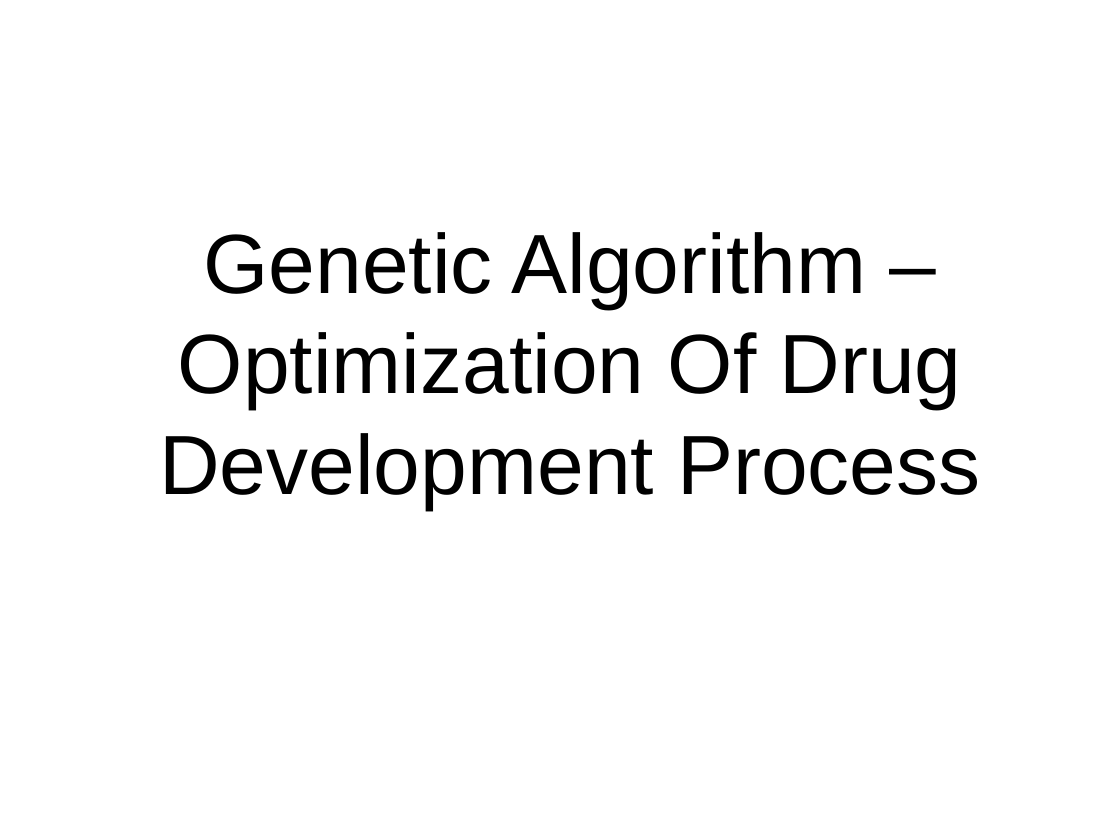
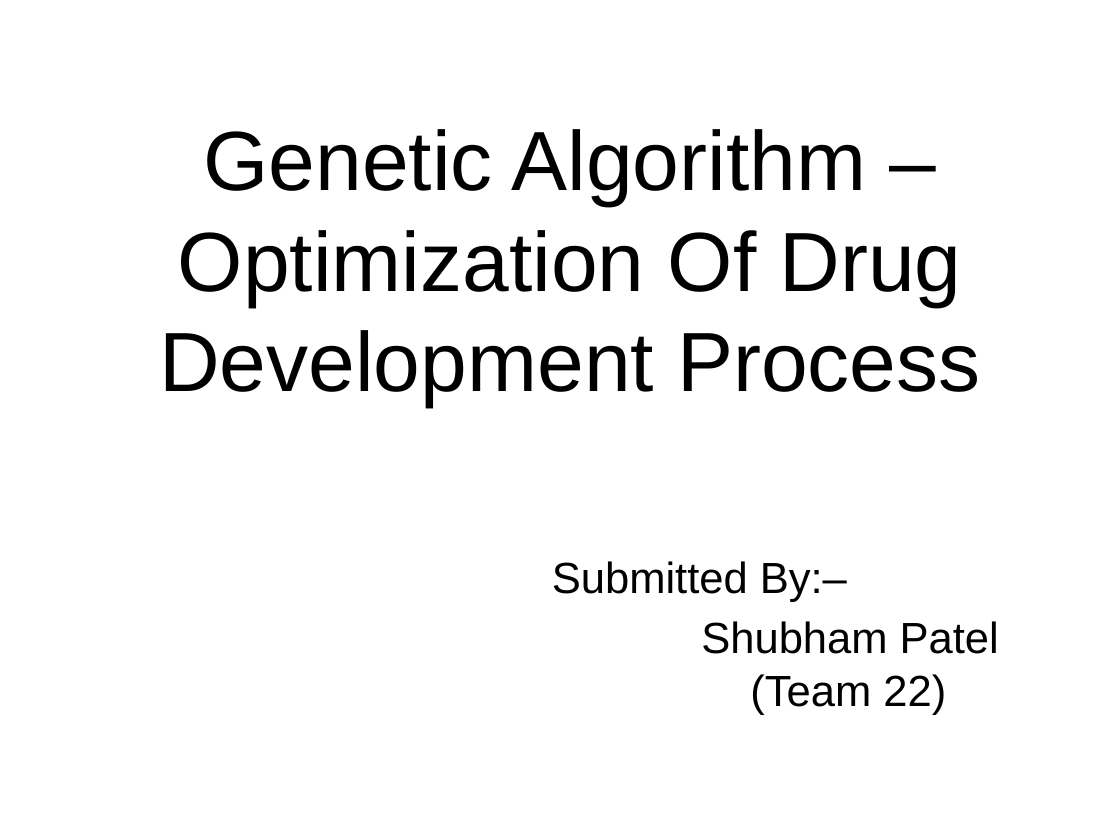
Before and after one commit to shubham0208/Genetic-Algorithm-Optimization-Of-Drug-Development-Process, a slide deck: slide 1 of ProjectReport-Optimization of Drug Development.pptx. Drawn at 1120x840 pixels with LibreOffice and Linux fonts; fonts in the diff are those of the drawing; background and template pictures are left out. Boxes give left, top, right and bottom in pixels: in the first picture for what was removed or moved away, otherwise in the second. Text is boxed around its words. In the diff, an @@ line names an element or a change of style, - is before the commit and + after.

```diff
--- a/ProjectReport-Optimization of Drug Development.pptx
+++ b/ProjectReport-Optimization of Drug Development.pptx
@@ title at (159, 129, 999, 715): text changed @@
-Genetic Algorithm – Optimization Of Drug Development Process
+Genetic Algorithm – Optimization Of Drug Development Process
+Submitted By:–
+Shubham Patel
+(Team 22)
```
Also in this commit, not shown: 1 slide added, 1 other file.
